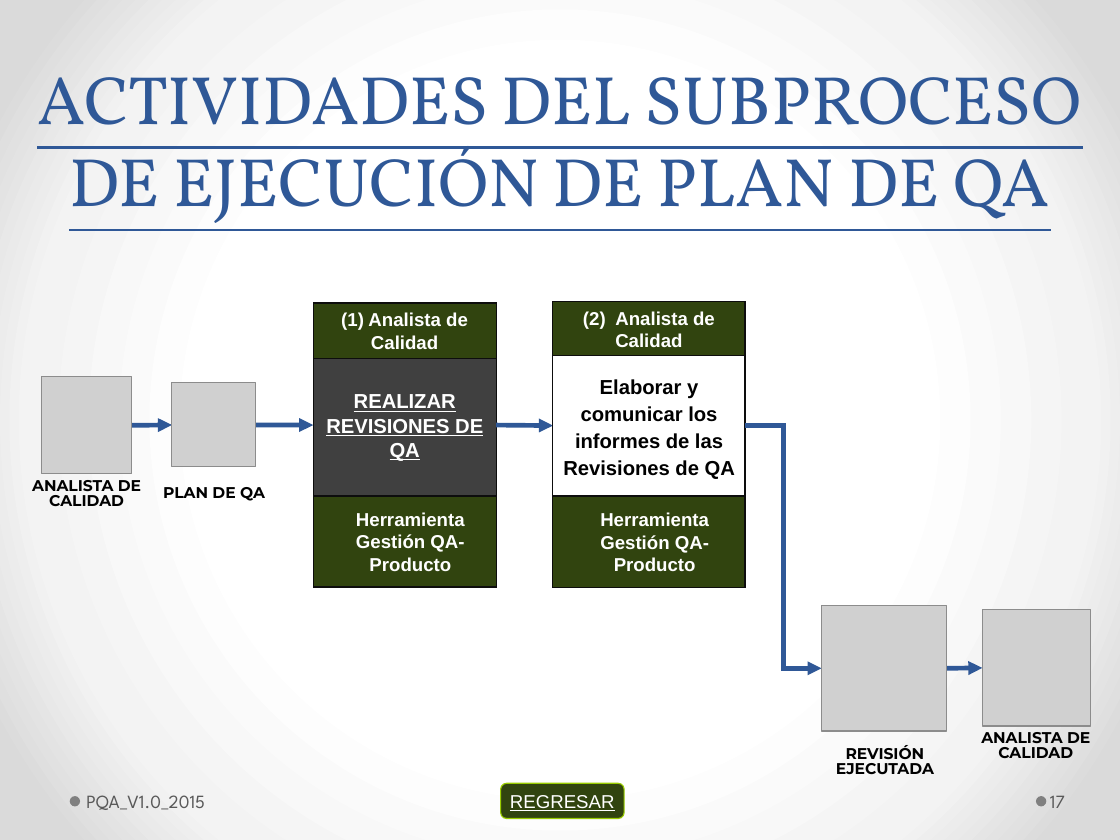
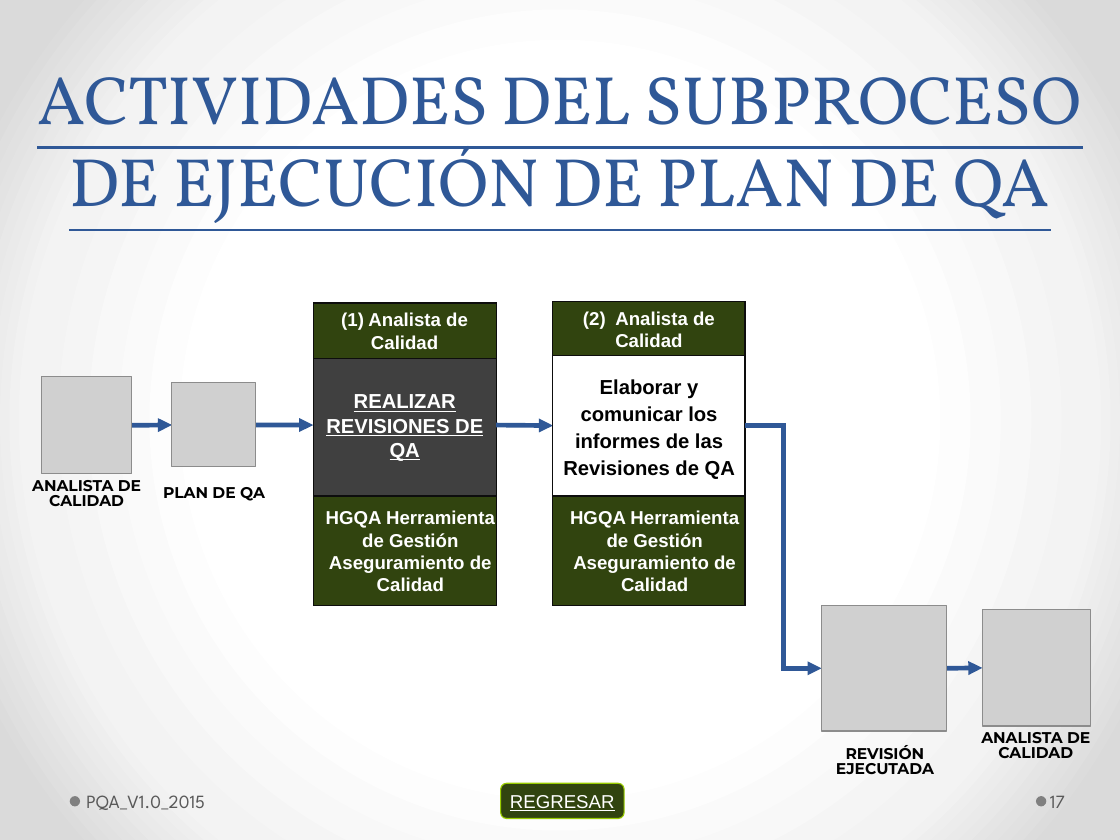
Before and after one commit to lowrider80/UTP-GPS-ALARM, a slide deck: slide 17 of Area_de_Proceso-_PPQA/PQA/PQA_V1.0_2015.pptx. Drawn at 1120x840 pixels with LibreOffice and Linux fonts; fonts in the diff are those of the drawing; grey boxes stand for pictures. Boxes give left, top, right and bottom in pixels: in the first picture for what was removed or moved away, otherwise in the second. Text is boxed around its words. In the diff, an @@ line names an element or a change of style, - is before the commit and + after.

Commit message:
Plan de Gestión de Aseguramiento de Calidad

```diff
--- a/Area_de_Proceso-_PPQA/PQA/PQA_V1.0_2015.pptx
+++ b/Area_de_Proceso-_PPQA/PQA/PQA_V1.0_2015.pptx
@@ rectangle "HGQA Herramienta de Gestión Aseguramiento ...": place and size @@
-rectangle "HGQA Herramienta de Gestión Aseguramiento ..." at [314, 496, 496, 587]
+rectangle "HGQA Herramienta de Gestión Aseguramiento ..." at [314, 496, 496, 606]
@@ rectangle "HGQA Herramienta de Gestión Aseguramiento ...": place and size @@
-rectangle "HGQA Herramienta de Gestión Aseguramiento ..." at [553, 496, 746, 588]
+rectangle "HGQA Herramienta de Gestión Aseguramiento ..." at [553, 496, 746, 606]
@@ text in rectangle at [326, 510, 495, 591]: text changed @@
-Herramienta Gestión QA-Producto
+HGQA Herramienta de Gestión Aseguramiento de Calidad
@@ text in rectangle at [570, 510, 739, 591]: text changed @@
-Herramienta Gestión QA-Producto
+HGQA Herramienta de Gestión Aseguramiento de Calidad
```
Also in this commit, not shown: 28 other slides changed.
